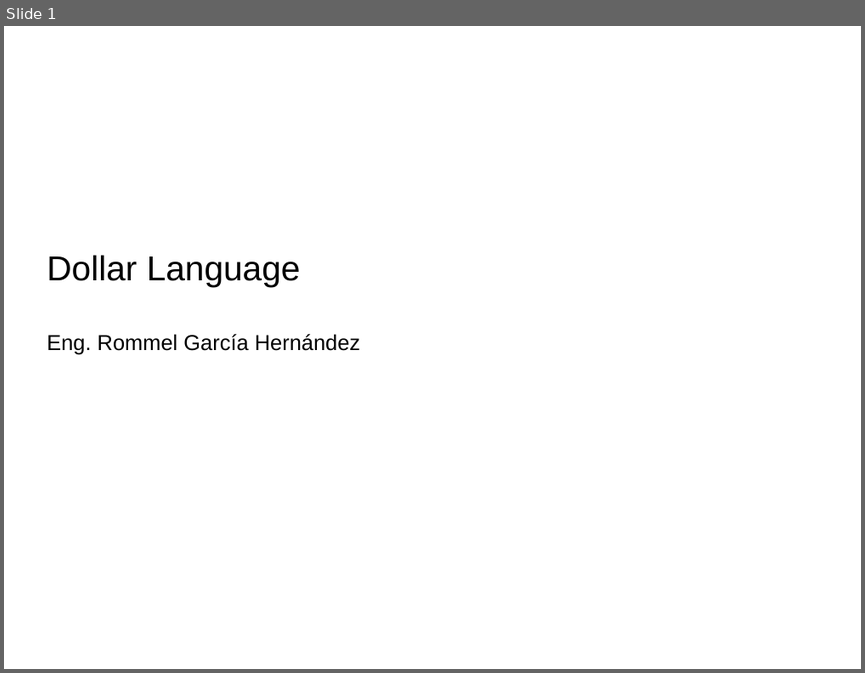
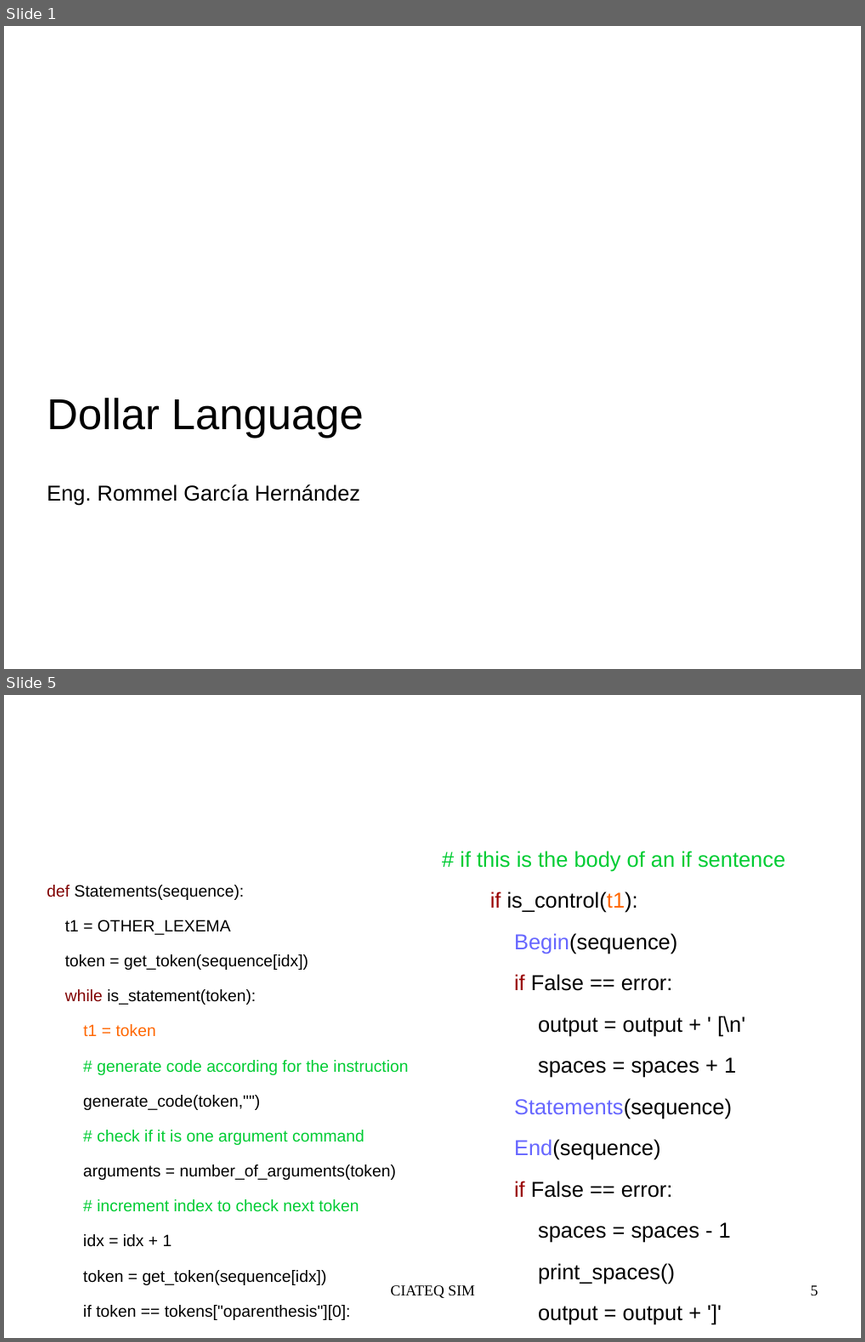
Before and after one commit to tehuano/compilers-sim, a slide deck: dollar_language.odp. Shown one above the other, each under a label of ours: slide 1 before the commit, slides 1 and 5 after it; the slides between them are not shown. The pictures are 865x673 and 865x1342 pixels, drawn with LibreOffice and Linux fonts; fonts in the diff are those of the drawing. Boxes give left, top, right and bottom in pixels: in the first picture for what was removed or moved away, otherwise in the second. Text is boxed around its words. In the diff, an @@ line names an element or a change of style, - is before the commit and + after.

```diff
--- a/dollar_language.odp
+++ b/dollar_language.odp
@@ slide 5 added at bbox=[4, 695, 861, 1338], background #FFFFFF @@
@@ text added at bbox=[460, 851, 785, 1325], 20 pt, text #000000 @@
+# if this is the body of an if sentence
+if is_control(t1):
+Begin(sequence)
+if False == error:
+output = output + ' [\n'
+spaces = spaces + 1
+Statements(sequence)
+End(sequence)
+if False == error:
+spaces = spaces - 1
+print_spaces()
+output = output + ']'
@@ text added at bbox=[46, 885, 408, 1320], 15.2 pt, text #000000 @@
+def Statements(sequence):
+t1 = OTHER_LEXEMA
+token = get_token(sequence[idx])
+while is_statement(token):
+t1 = token
+# generate code according for the instruction
+generate_code(token,"")
+# check if it is one argument command
+arguments = number_of_arguments(token)
+# increment index to check next token
+idx = idx + 1
+token = get_token(sequence[idx])
+if token == tokens["oparenthesis"][0]:
@@ text added at bbox=[391, 1285, 475, 1298], 14 pt, text #000000 @@
+CIATEQ SIM
@@ page number added at bbox=[811, 1285, 818, 1295], 14 pt, text #000000 @@
+5
@@ slide 1 changed as well @@
@@ subtitle at bbox=[46, 397, 364, 437]: size 32 to 40 pt in "Dollar Language" @@
```
Also in this commit, not shown: 1 other slide changed, 9 other slides added, 6 slides removed, 3 other files.
